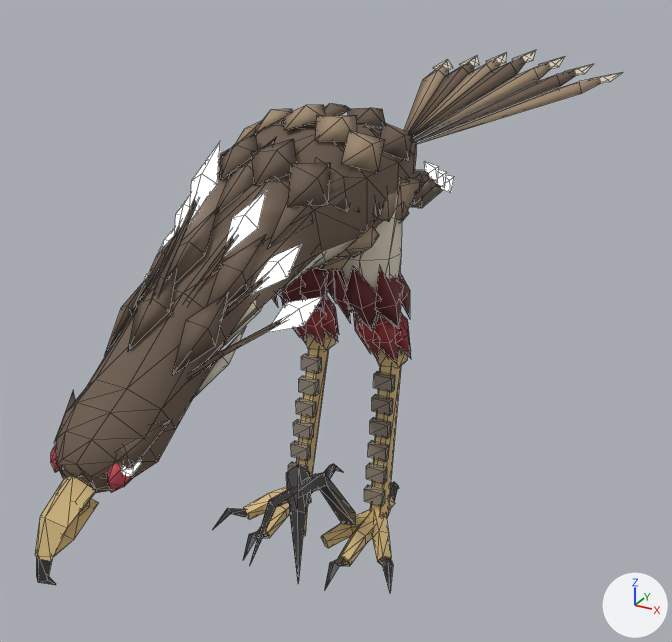
The glTF model game/assets/genius/forms/hawk-heel-hawk.glb as it was, and as the next commit left it.
Both versions are drawn from a 50 mm camera at (0.553, -1.008, 0.822) aimed at (-0.042, 0.075, 0.28). The lights are fixed; the arrows at lower right show +X, +Y and +Z. The picture after the commit comes second. Mesh edges are drawn as thin lines. Where no turn or scale is listed for an object, it has been applied to the vertices. Vertices at exactly the same position are counted once.

Names of what the first picture shows: 'Wolf'.
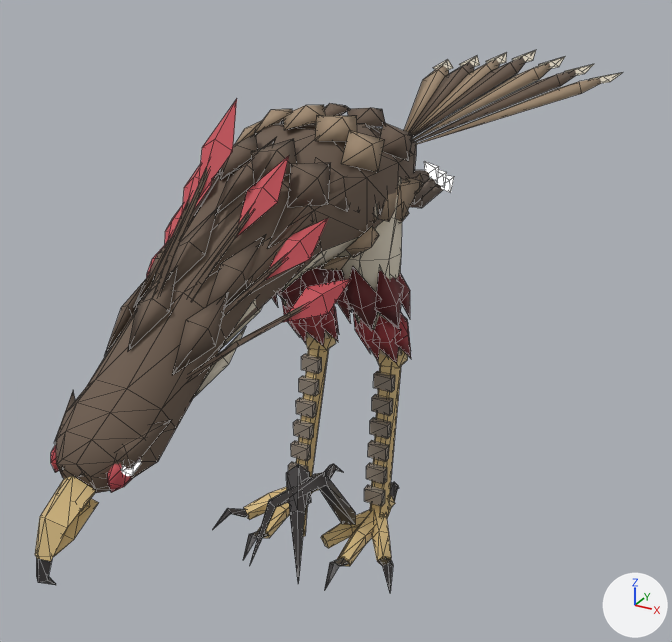
The edits, one by one:
me_wolf is used by ob_wolf; location (0.0, 0.0, 0.0).
me_wolf had 1436 vertices, 2168 faces and spanned x -0.172..0.172, y -0.552..0.792, z 0.001..0.618.
me_wolf now has 1436 vertices, 2168 faces and spans x -0.172..0.172, y -0.552..0.792, z 0.001..0.648.
me_wolf part 1: the loose piece of 6 vertices spanning x -0.083..-0.054, y -0.288..-0.22, z 0.469..0.507 is multiplied about its middle by the matrix ((1.127, -0.018, -0.274), (0.052, 1.151, 0.136), (0.27, -0.144, 1.119)), then moved by (-0.036, 0.021, -0.035), in mat_accent_light (red #c75058).
me_wolf part 2: the loose piece of 6 vertices spanning x -0.016..0.016, y -0.305..-0.245, z 0.54..0.61 is multiplied about its middle by the matrix ((1.145, 0.039, -0.239), (0.0, 1.155, 0.188), (0.242, -0.183, 1.13)), then moved by (-0.041, 0.042, -0.02), in mat_accent_light (red #c75058).
me_wolf part 3: the loose piece of 6 vertices spanning x 0.054..0.083, y -0.288..-0.22, z 0.469..0.507 is multiplied about its middle by the matrix ((1.127, 0.018, 0.274), (-0.052, 1.151, 0.136), (-0.27, -0.144, 1.119)), then moved by (0.036, 0.021, -0.035), in mat_accent_light (red #c75058).
me_wolf part 4: the loose piece of 6 vertices spanning x 0.021..0.051, y -0.293..-0.226, z 0.506..0.561 is deleted.
me_wolf part 5: the loose piece of 6 vertices spanning x 0.079..0.108, y -0.292..-0.227, z 0.434..0.455 is deleted.
me_wolf part 6: the loose piece of 6 vertices spanning x -0.051..-0.021, y -0.293..-0.226, z 0.506..0.561 is deleted.
Part 7, on me_wolf:
3 vertices in x -0.003..0.003, y -0.272..-0.27, z 0.576..0.578 move by (0.0, 0.031, 0.036).
53 vertices move from x -0.098..0.098, y -0.354..-0.25, z 0.423..0.581 to x -0.112..0.112, y -0.339..-0.215, z 0.428..0.616.
24 vertices are added at x -0.094..0.094, y -0.289..-0.184, z 0.479..0.648.
32 new faces join them, mat_accent_light (red #c75058).
Other edits to the shape of me_wolf do not show in these pictures.

What differs and where, as boxes [x1, y1, x2, y2] in the pictures (672 x 642 px; the box of a moved part takes in the faces that stretch with it):
part 1 of me_wolf, moved or reshaped
    before: [159, 227, 175, 252]
    after: [147, 245, 165, 276]
part 2 of me_wolf, moved or reshaped
    before: [190, 142, 220, 219]
    after: [182, 164, 212, 213]
part 3 of me_wolf, moved or reshaped
    before: [251, 244, 302, 294]
    after: [283, 279, 351, 322]
part 4 of me_wolf, deleted
    before: [224, 191, 266, 256]
part 5 of me_wolf, deleted
    before: [268, 297, 322, 332]
part 6 of me_wolf, deleted
    before: [175, 193, 199, 233]
part 7 of me_wolf, moved or reshaped
    before: [139, 199, 284, 381]
    after: [138, 99, 328, 382]
